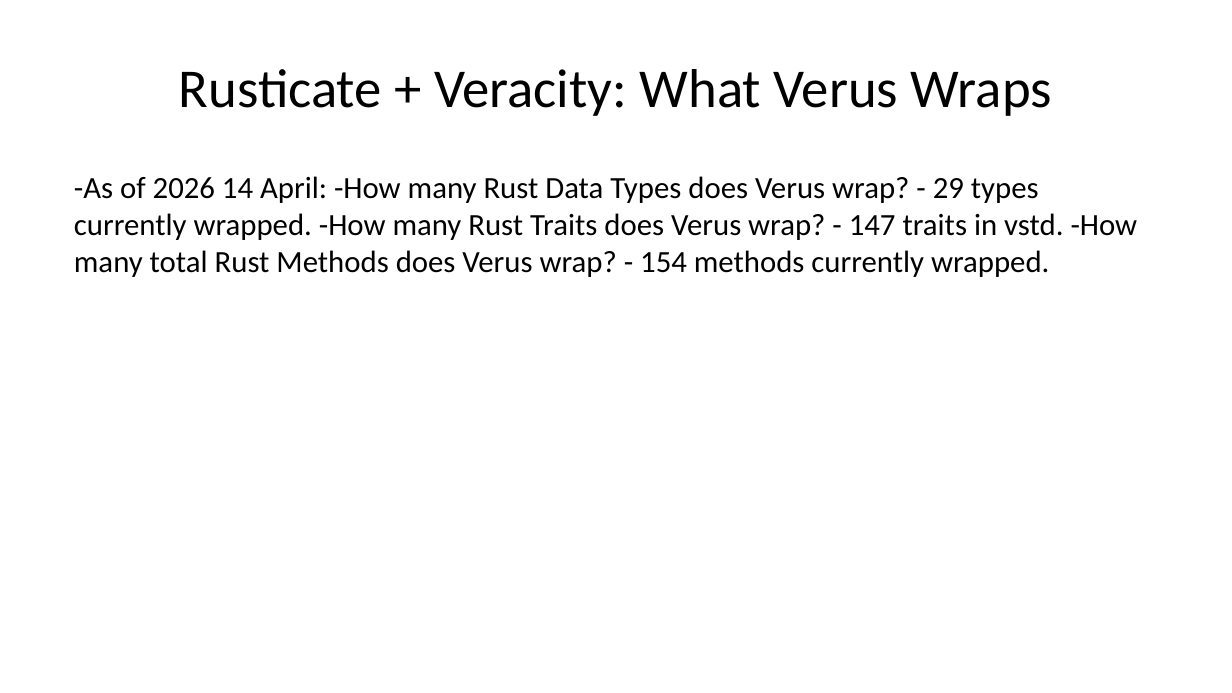
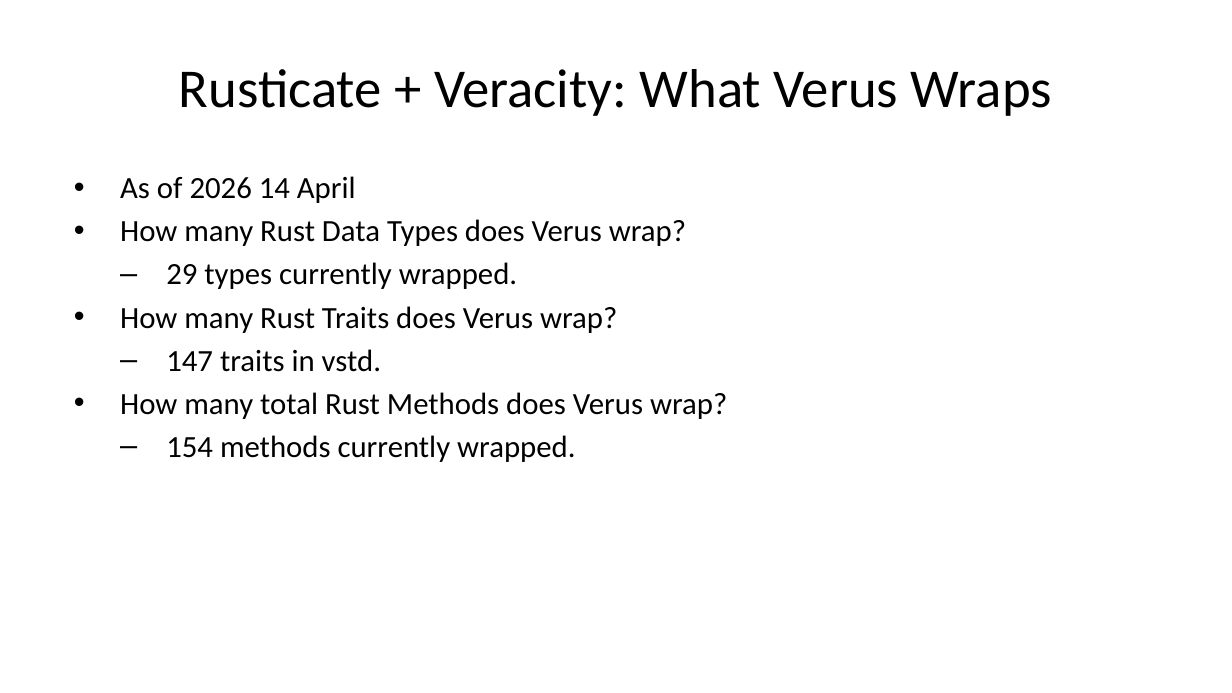
Before and after one commit to briangmilnes/APAS-VERUS, a slide deck: slide 49 of lectures/slidesMSR.pptx (slide 46 before the commit). Drawn at 1232x693 pixels with LibreOffice and Linux fonts; fonts in the diff are those of the drawing. Boxes give left, top, right and bottom in pixels: in the first picture for what was removed or moved away, otherwise in the second. Text is boxed around its words. In the diff, an @@ line names an element or a change of style, - is before the commit and + after.

```diff
--- a/lectures/slidesMSR.pptx
+++ b/lectures/slidesMSR.pptx
@@ text at (x1=120, y1=176, x2=727, y2=462): text changed @@
--As of 2026 14 April: -How many Rust Data Types does Verus wrap? - 29 types currently wrapped. -How many Rust Traits does Verus wrap? - 147 traits in vstd. -How many total Rust Methods does Verus wrap? - 154 methods currently wrapped.
+• As of 2026 14 April
+• How many Rust Data Types does Verus wrap?
+  – 29 types currently wrapped.
+• How many Rust Traits does Verus wrap?
+  – 147 traits in vstd.
+• How many total Rust Methods does Verus wrap?
+  – 154 methods currently wrapped.
```
Also in this commit, not shown: 10 other slides changed, 3 slides added, 1 slide removed, 3 other files.
